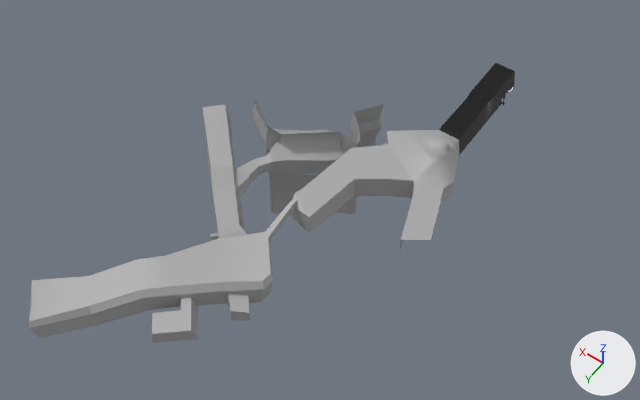
The FBX model assets/_mesh/_Lookdev/JAM_Wall.fbx as it was, and as the next commit left it.
Rendered twice from a 50 mm camera at (-78.2, 206.5, 222.2) aimed at (25.5, 61.3, -6.0). Lighting does not change. The marker at lower right points along +X, +Y and +Z. The first picture is the older version. Where no turn or scale is listed for an object, it has been applied to the vertices.

The first picture shows 'Wall'.
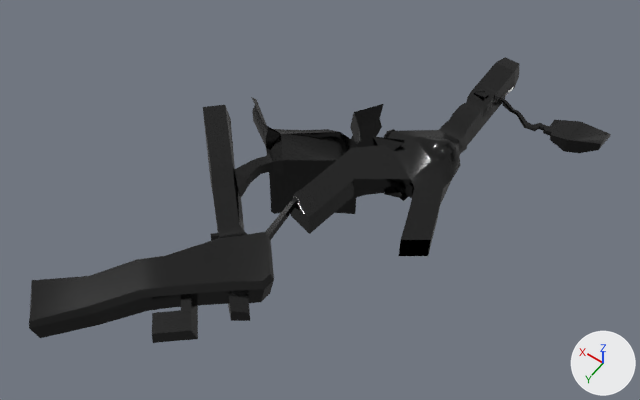
Where the newer file only moved an object's origin or applied its transform, the numbers keep the older frame.

Edits to the bpy script that builds the scene:
```text
Add mat_dirt:
    mat_dirt = principled_material('Dirt')
    mat_dirt.base_color = (0.0, 0.0, 0.0)  # black #000000
    mat_dirt.roughness = 0.217
Change me_mesh:
    used by ob_wall; location = (0.0, 0.0, 0.0)
    remove me_mesh.from_pydata(...)  # 343 vertices, 276 faces; spans x -16.0..79.0, y -15.0..150.0, z -38.0..17.0
    add me_mesh.from_pydata(...)  # 721 vertices, 844 faces; spans x -41.0..79.0, y -23.0..150.0, z -38.0..17.0
    me_mesh part 1: a new loose piece of 17 vertices spanning x 9.0..20.0, y 38.0..44.0, z -1.0..13.0, in mat_rock (black #000000)
    me_mesh part 2: 2 vertices moved from x -10.0..-3.0, y 22.0..39.0, z 0.0..7.0 to x -6.0..-3.0, y 22.0..46.0, z 0.0..7.0; 16 vertices removed from x -10.0..6.0, y -5.0..51.0, z 0.0..9.0; 332 vertices added at x -41.0..47.0, y -23.0..58.0, z -8.0..15.0
    me_mesh part 3: 190 faces spanning x -16.0..79.0, y 24.0..150.0, z -38.0..17.0 switch from mat_standardsurface1 (grey #aaaaaa) to mat_rock (black #000000)
    other edits to the shape of me_mesh do not show in these pictures
    add me_mesh.materials.append(mat_dirt)  # black #000000
```

Changed parts and their boxes (x1, y1, x2, y2) in the pictures (640 x 400 px):
'Wall', reshaped (20% wider): before (29, 63, 515, 343); after (29, 57, 611, 343)
part 1 of me_mesh, added: after (373, 136, 404, 151)
part 2 of me_mesh, reshaped: before (354, 80, 508, 205); after (303, 57, 611, 221)
part 3 of me_mesh, recoloured (grey to black): (29, 97, 459, 343) in both
